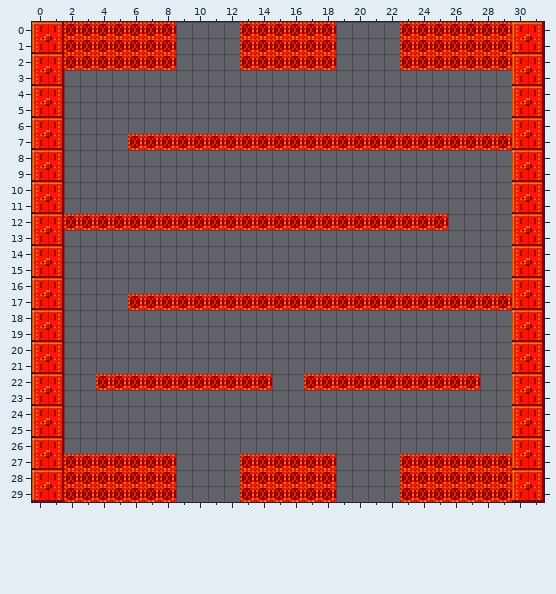
Tiled map: BubbleBobble/TiledData/Levels/Lvl6.tmx. This is how it looked before the edit.
Cells are 8x8 px. Shown: x 0..31, y 0..29.
The same view after the edit:
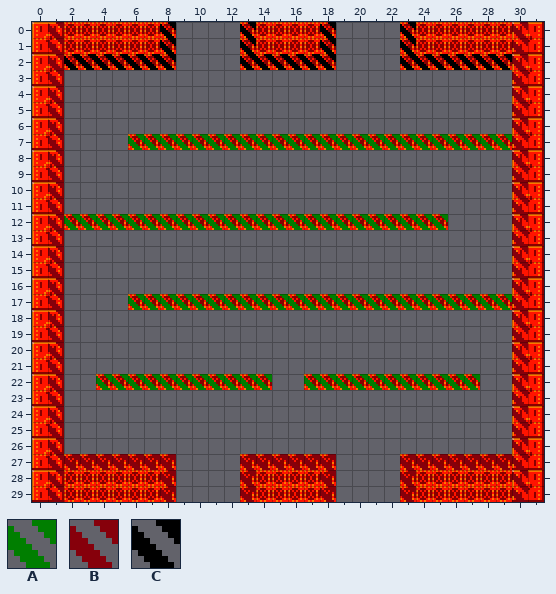
Key: from "Collisions": A 0, B 1, C 2.
_ is an empty cell.
Tiles of an added or newly shown layer are drawn over the layers below it.
Change:
Layer "CollisionLayer" (now shown):
y 0..1: x 1 _ -> B; x 8 _ -> C; x 13 _ -> C; x 18 _ -> C; x 23 _ -> C; x 30 _ -> B
y 2: x 1..8 ________ -> BCCCCCCC; x 13..18 ______ -> CCCCCC; x 23..30 ________ -> CCCCCCCB
y 3..6: x 1 _ -> B; x 30 _ -> B
y 7: x 1 _ -> B; x 6..30 _________________________ -> AAAAAAAAAAAAAAAAAAAAAAAAB
y 8..11: x 1 _ -> B; x 30 _ -> B
y 12: x 1..25 _________________________ -> BAAAAAAAAAAAAAAAAAAAAAAAA; x 30 _ -> B
y 13..16: x 1 _ -> B; x 30 _ -> B
y 17: x 1 _ -> B; x 6..30 _________________________ -> AAAAAAAAAAAAAAAAAAAAAAAAB
y 18..21: x 1 _ -> B; x 30 _ -> B
y 22: x 1 _ -> B; x 4..14 ___________ -> AAAAAAAAAAA; x 17..27 ___________ -> AAAAAAAAAAA; x 30 _ -> B
y 23..26: x 1 _ -> B; x 30 _ -> B
y 27: x 1..8 ________ -> BBBBBBBB; x 13..18 ______ -> BBBBBB; x 23..30 ________ -> BBBBBBBB
y 28..29: x 1 _ -> B; x 8 _ -> B; x 13 _ -> B; x 18 _ -> B; x 23 _ -> B; x 30 _ -> B
Pixel boxes of the changes (left, top, right, bottom) in both pictures:
added: (48, 22, 528, 502)
